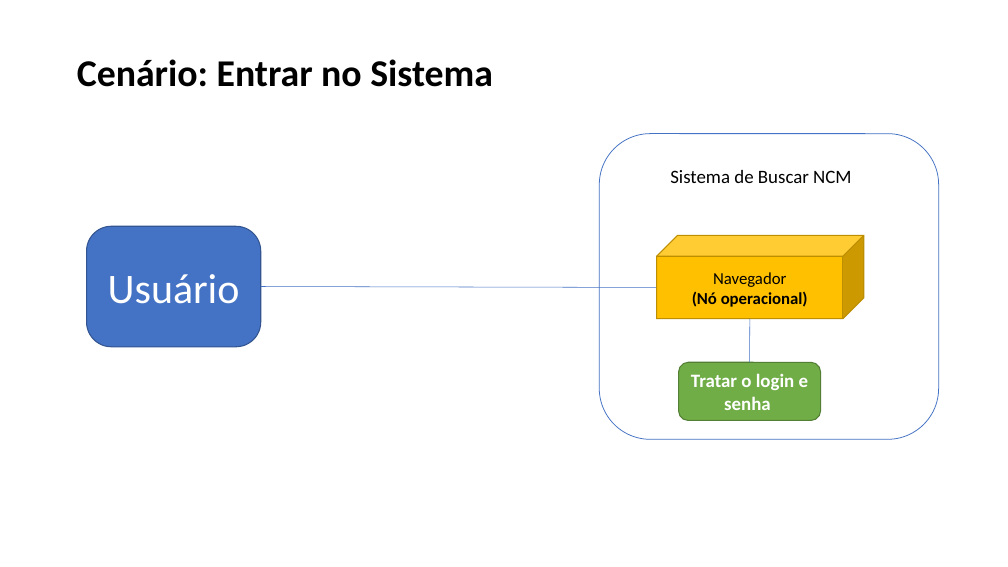
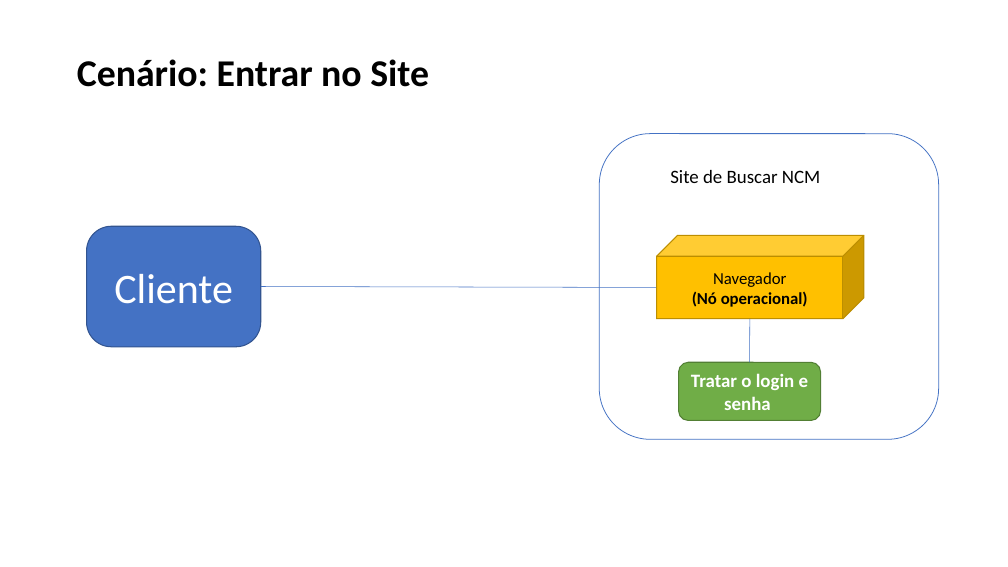
Before and after one commit to Lost-in-Logic/NCM_Search, a slide deck: slide 2 of 15. Arquitetura de Negócio para cada Cenário.pptx. Drawn at 1008x567 pixels with LibreOffice and Linux fonts; fonts in the diff are those of the drawing. Boxes give left, top, right and bottom in pixels: in the first picture for what was removed or moved away, otherwise in the second. Text is boxed around its words. In the diff, an @@ line names an element or a change of style, - is before the commit and + after.

```diff
--- a/15. Arquitetura de Negócio para cada Cenário.pptx
+++ b/15. Arquitetura de Negócio para cada Cenário.pptx
@@ text at bbox=[77, 59, 429, 87]: text changed @@
-Cenário: Entrar no Sistema
+Cenário: Entrar no Site
@@ text at bbox=[670, 170, 820, 183]: text changed @@
-Sistema de Buscar NCM
+Site de Buscar NCM
@@ text in rounded rectangle at bbox=[114, 274, 233, 304]: text changed @@
-Usuário
+Cliente
```
Also in this commit, not shown: 4 other slides changed, 2 other files.
